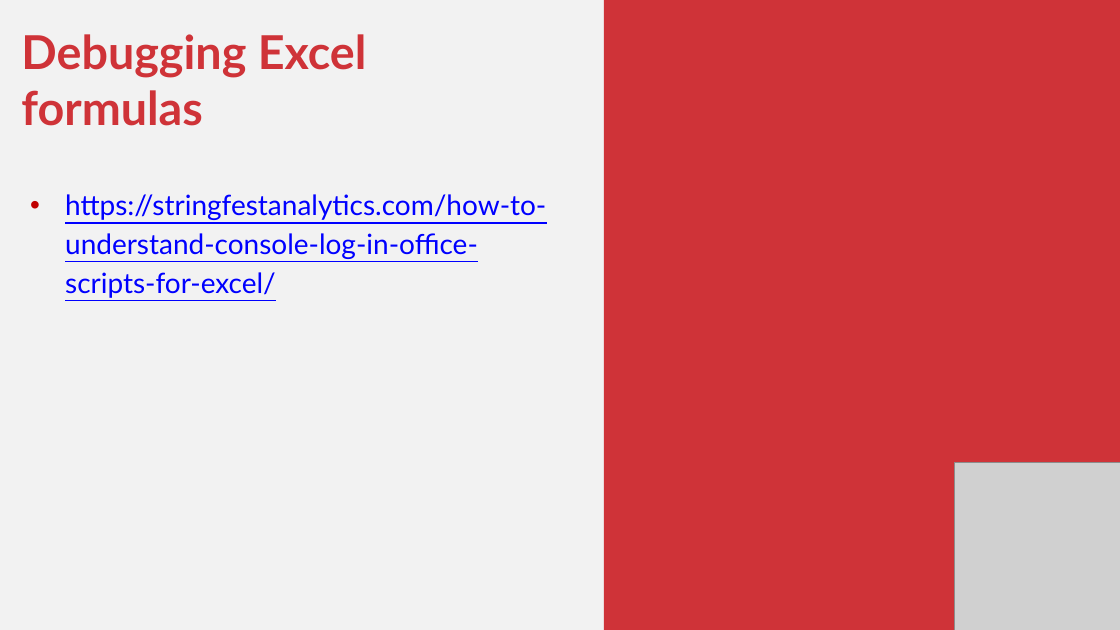
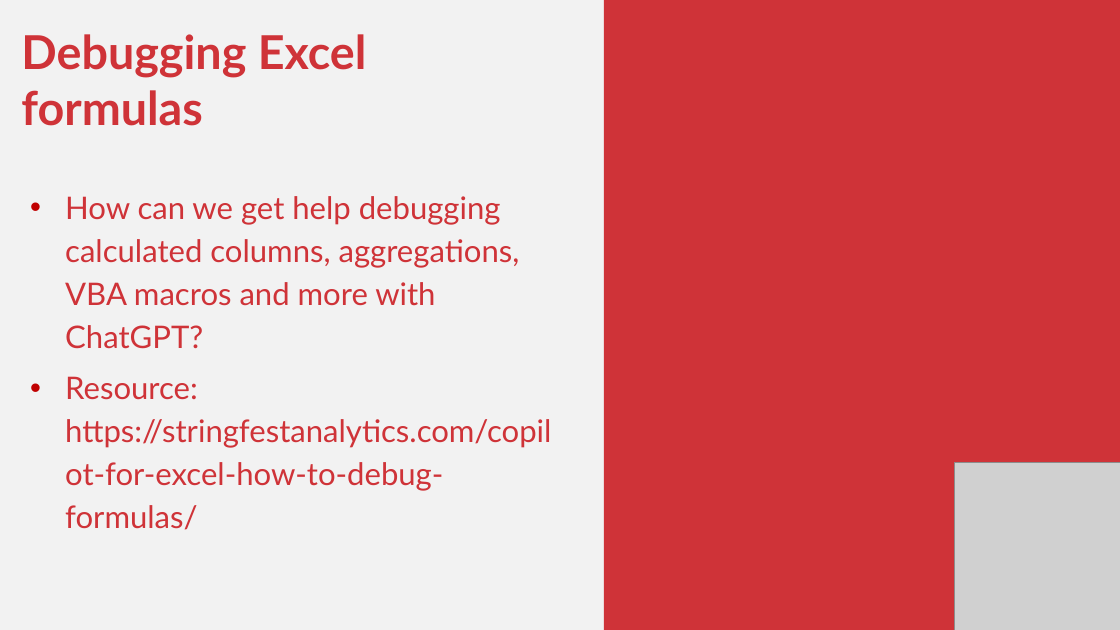
Before and after one commit to stringfestdata/gen-ai-for-excel-masterclass, a slide deck: slide 20 of gen-ai-for-excel-masterclass.pptx (slide 19 before the commit). Drawn at 1120x630 pixels with LibreOffice and Linux fonts; fonts in the diff are those of the drawing; grey boxes stand for pictures. Boxes give left, top, right and bottom in pixels: in the first picture for what was removed or moved away, otherwise in the second. Text is boxed around its words. In the diff, an @@ line names an element or a change of style, - is before the commit and + after.

```diff
--- a/gen-ai-for-excel-masterclass.pptx
+++ b/gen-ai-for-excel-masterclass.pptx
@@ text at bbox=[65, 196, 551, 530]: text changed; size 36 to 40 pt; text colour #0000FF to #CF3338 @@
-• https://stringfestanalytics.com/how-to-understand-console-log-in-office-scripts-for-excel/
+• How can we get help debugging calculated columns, aggregations, VBA macros and more with ChatGPT?
+• Resource: https://stringfestanalytics.com/copilot-for-excel-how-to-debug-formulas/
```
Also in this commit, not shown: 7 other slides changed, 2 slides added, 1 slide removed, 10 other files.
